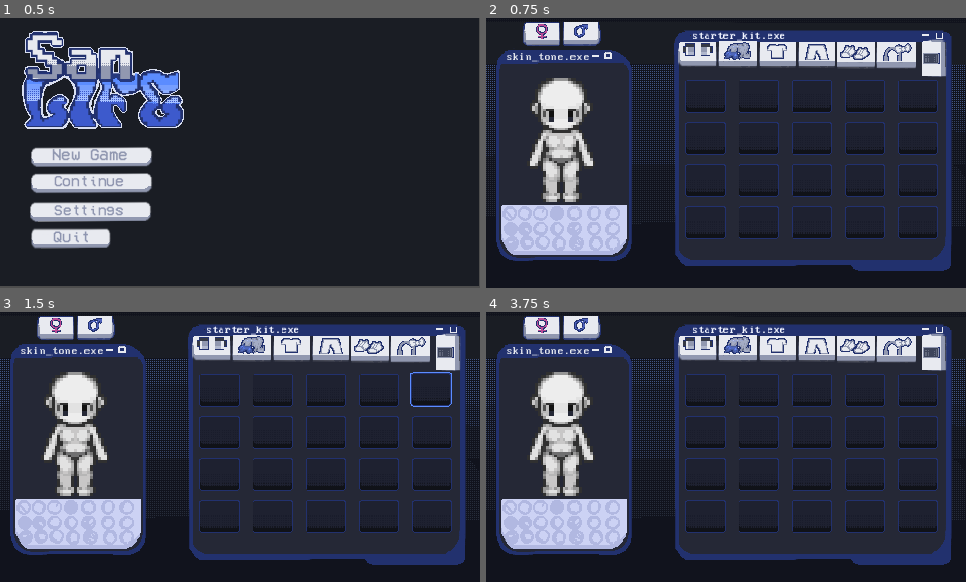
Above: before the commit, frames 1-4 (two rows, left to right).
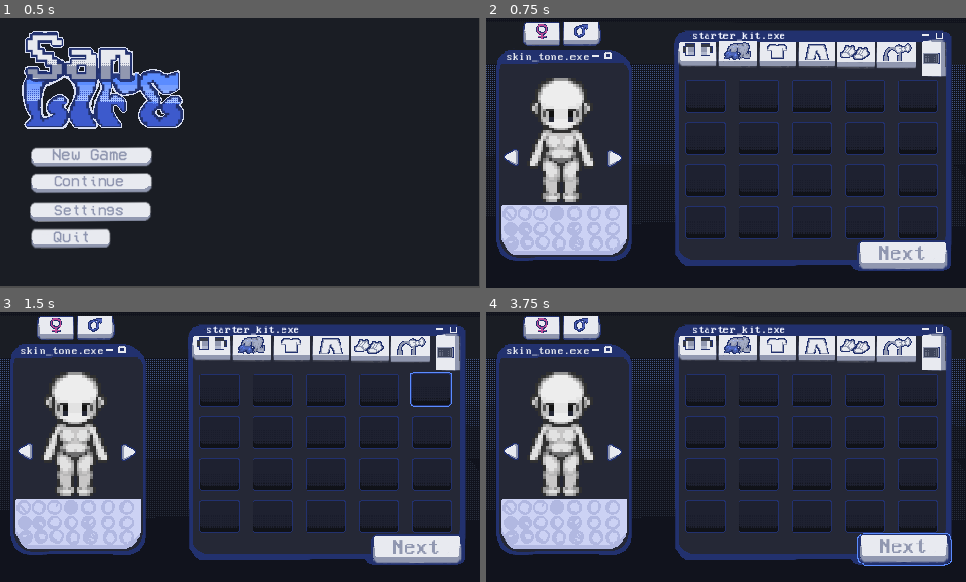
Above: after the commit, the same moments.

Repository: darkdoll4/SanLife
Game: Godot game, scene res://scenes/main_menu.tscn
Two runs of this game, one before a commit and one after it. Both use one fixed random seed, a clock stepped at 60 frames per second and the inputs below.
Inputs (mouse positions are in pixels of both pictures, inside the frame that each line leads up to):
- Up to frame 1 (0.5 s): no input
- Up to frame 2 (0.75 s): click (577, 158) at 0.5 s
- Up to frame 3 (1.5 s): click (432, 390) at 1.25 s
- Up to frame 4 (3.75 s): click (524, 460) at 2.02 s; click (625, 463) at 2.77 s; click (903, 549) at 3.52 s

Frame 1 is identical in both runs. In frame 2, 2.3% of the frame differs, in the area x 3-97%, y 48-93%; in frame 3, 2.3%; in frame 4, 2.4%, in the area x 3-98%, y 48-95%.

Commit message:
added skintone shell

Diff:
--- a/san-life/scenes/character_creator.tscn
+++ b/san-life/scenes/character_creator.tscn
@@ -24,6 +24,10 @@
 [ext_resource type="Texture2D" uid="uid://c3pwpg0ruak1i" path="res://assets/char creator/buttons, tabs/phone selected.png" id="21_n1i1y"]
 [ext_resource type="Texture2D" uid="uid://40dd5psmywtx" path="res://assets/char creator/buttons, tabs/item box.png" id="23_rqrh5"]
 [ext_resource type="Texture2D" uid="uid://c130bx86fdepo" path="res://assets/char creator/buttons, tabs/item box selected.png" id="24_x7ufa"]
+[ext_resource type="Texture2D" uid="uid://utl7358qc48h" path="res://assets/char creator/buttons, tabs/next button.png" id="25_nj4er"]
+[ext_resource type="Texture2D" uid="uid://dlfi76fefkex1" path="res://assets/char creator/buttons, tabs/next button hover.png" id="26_1uaso"]
+[ext_resource type="Texture2D" uid="uid://ba25we8ow7u20" path="res://assets/char creator/buttons, tabs/left arrow turn.png" id="27_7lds4"]
+[ext_resource type="Texture2D" uid="uid://ok3hv7gp1ufq" path="res://assets/char creator/buttons, tabs/left arrow turn select_hover.png" id="28_hx0hx"]
 
 [node name="CharacterCreator" type="Control" unique_id=2112353210]
 layout_mode = 3
@@ -301,3 +305,35 @@
 texture_normal = ExtResource("23_rqrh5")
 texture_pressed = ExtResource("24_x7ufa")
 texture_hover = ExtResource("24_x7ufa")
+
+[node name="next button" type="TextureButton" parent="." unique_id=128032247]
+layout_mode = 0
+offset_left = 362.99997
+offset_top = 217.0
+offset_right = 481.99997
+offset_bottom = 263.0
+scale = Vector2(0.9075174, 0.9075174)
+texture_normal = ExtResource("25_nj4er")
+texture_pressed = ExtResource("26_1uaso")
+texture_hover = ExtResource("26_1uaso")
+
+[node name="left turn arrow" type="TextureButton" parent="." unique_id=1874227560]
+layout_mode = 0
+offset_left = 16.0
+offset_top = 129.0
+offset_right = 56.0
+offset_bottom = 169.0
+texture_normal = ExtResource("27_7lds4")
+texture_pressed = ExtResource("28_hx0hx")
+texture_hover = ExtResource("28_hx0hx")
+
+[node name="right turn arrow" type="TextureButton" parent="." unique_id=513462010]
+layout_mode = 0
+offset_left = 118.0
+offset_top = 130.0
+offset_right = 158.0
+offset_bottom = 170.0
+texture_normal = ExtResource("27_7lds4")
+texture_pressed = ExtResource("28_hx0hx")
+texture_hover = ExtResource("28_hx0hx")
+flip_h = true
